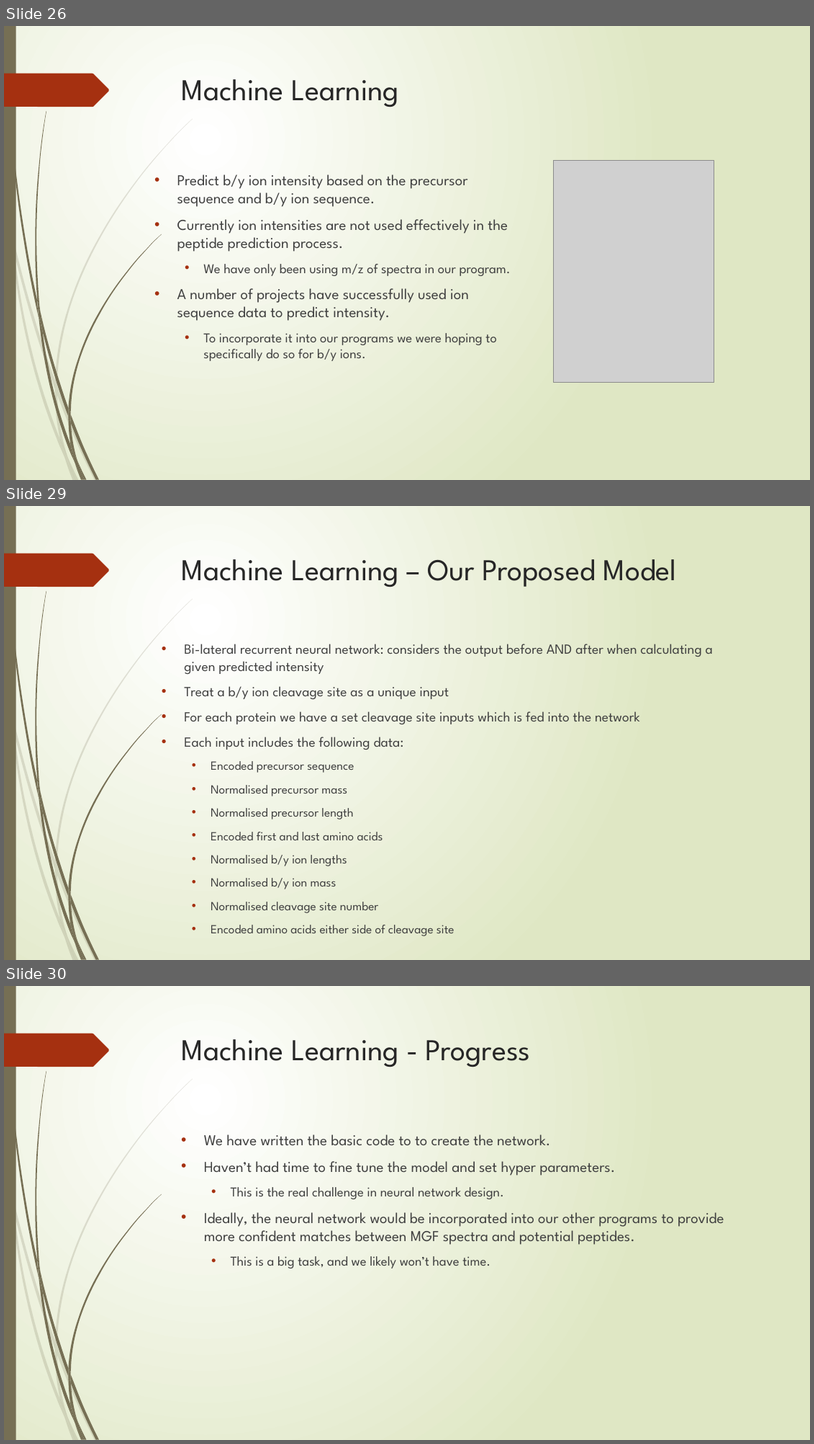
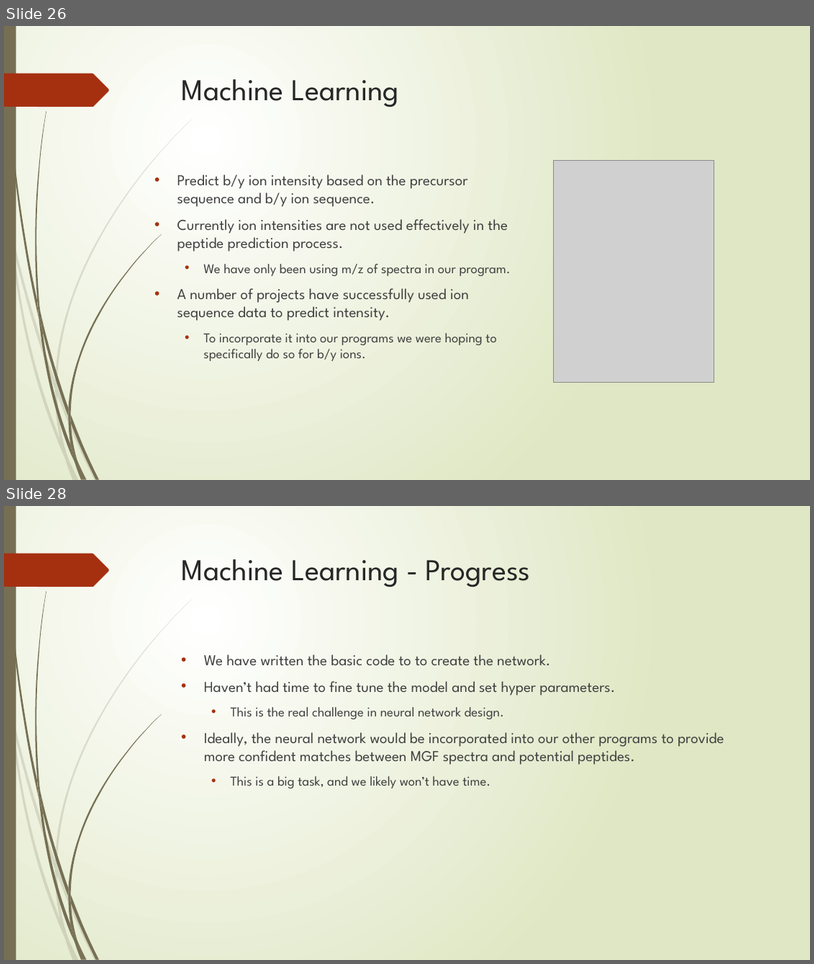
Before and after one commit to nhcha6/MersProject, a slide deck: SecondLabPresentation.pptx. Shown one above the other, each under a label of ours: slides 26, 29 and 30 before the commit, slides 26 and 28 after it; the slides between them are not shown. The pictures are 814x1444 and 814x964 pixels, drawn with LibreOffice and Linux fonts; fonts in the diff are those of the drawing; grey boxes stand for pictures. Boxes give left, top, right and bottom in pixels: in the first picture for what was removed or moved away, otherwise in the second. Text is boxed around its words. In the diff, an @@ line names an element or a change of style, - is before the commit and + after.

```diff
--- a/SecondLabPresentation.pptx
+++ b/SecondLabPresentation.pptx
@@ slide 29 removed at [4, 506, 810, 960], background gradient #FFFFFF to #DFE8C4; not listed: 24 template elements that a slide beside it also shows @@
@@ title removed at [182, 559, 677, 587] @@
-Machine Learning – Our Proposed Model
@@ text removed at [184, 644, 713, 936] @@
-• Bi-lateral recurrent neural network: considers the output before AND after when calculating a given predicted intensity
-• Treat a b/y ion cleavage site as a unique input
-• For each protein we have a set cleavage site inputs which is fed into the network
-• Each input includes the following data:
-  • Encoded precursor sequence
-  • Normalised precursor mass
-  • Normalised precursor length
-  • Encoded first and last amino acids
-  • Normalised b/y ion lengths
-  • Normalised b/y ion mass
-  • Normalised cleavage site number
-  • Encoded amino acids either side of cleavage site
@@ what was slide 30 is now slide 28 @@
```
Also in this commit, not shown: 4 slides changed, 1 other slide removed.
